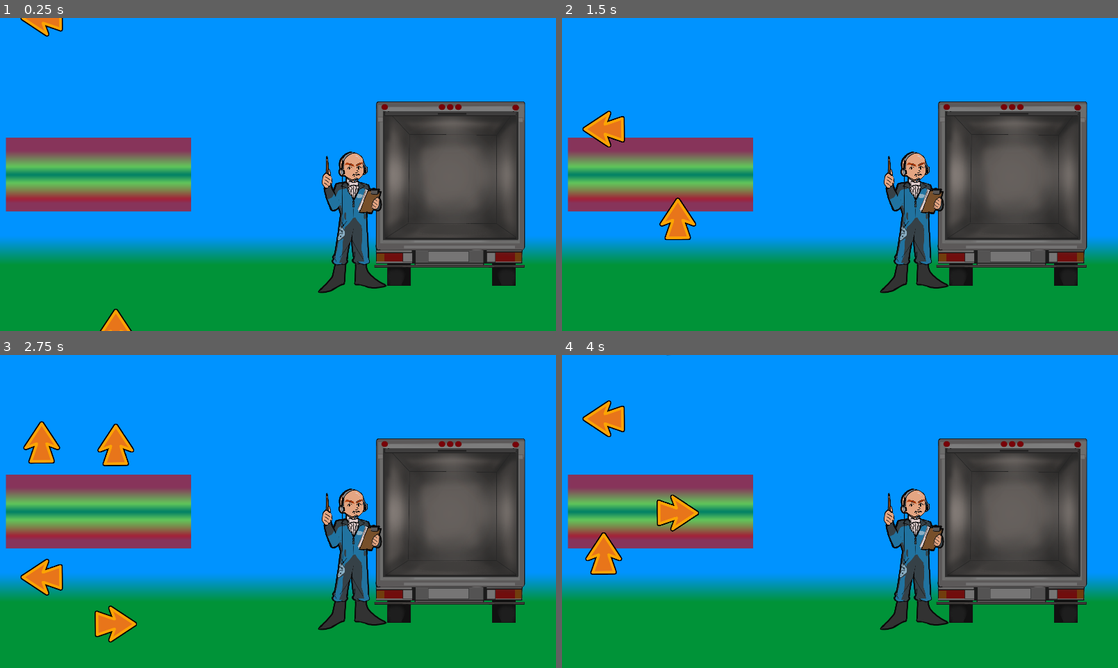
Above: before the commit, frames 1-4 (two rows, left to right).
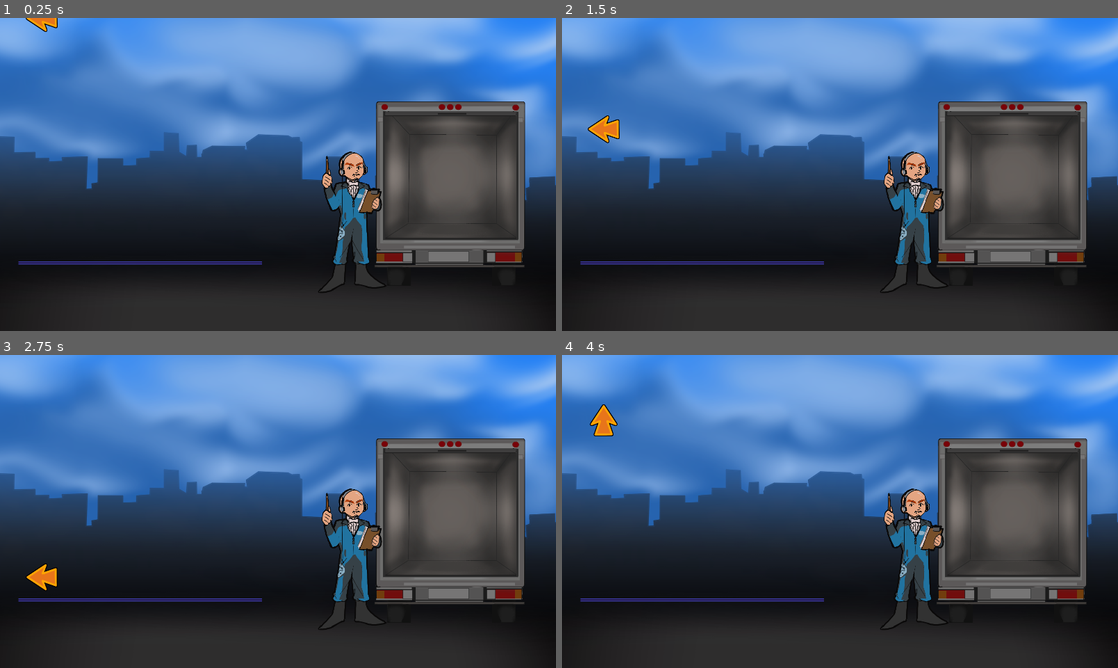
Above: after the commit, the same moments.

Repository: PentaCrunch/PentaCrunch
Game: Godot game, scene res://main_scene.tscn
The game is run twice, just before and just after one commit, with the same random seed, the same clock (stepped at 60 frames per second) and the same inputs.
Inputs:
- Up to frame 1 (0.25 s): no input
- Up to frame 2 (1.5 s): tap Enter at 0.5 s; hold Right 0.53-1.28 s; hold Down from 1.28 s (still down)
- Up to frame 3 (2.75 s): release Down at 2.03 s; hold Right from 2.03 s (still down)
- Up to frame 4 (4 s): release Right at 2.78 s; hold Up 2.78-3.53 s; hold Left from 3.53 s (still down)

The runs differ from the first frame. In frame 1, 83% of the frame differs, in the area x 0-100%, y 0-100%; in frame 2, 83%; in frame 3, 82%; in frame 4, 83%.

Commit message:
lofi lvl vol1

Diff:
--- a/Arrow.gd
+++ b/Arrow.gd
@@ -28,8 +28,12 @@
 func set_animation(name):
 	if name == "topDown1":
 		$AnimationPlayer.play("topDown1")
-	elif name == "downTop1":
-		$AnimationPlayer.play("downTop1")
+	elif name == "topDown2":
+		$AnimationPlayer.play("topDown2")
+	elif name == "topDown3":
+		$AnimationPlayer.play("topDown3")
+	elif name == "topDown4":
+		$AnimationPlayer.play("topDown4")
 
 # Generates random value from 4 different arrows
 func generate_random_arrows():
@@ -41,15 +45,15 @@
 # Checks how accurate user input was
 func check_position_color():
 	var area_color = ""
-	if position.y >= 416 and position.y < 472:
+	if position.y >= 768 and position.y < 800:
 		area_color = "red"
-	elif position.y >= 472 and position.y < 520:
+	elif position.y >= 800 and position.y < 832:
 		area_color = "yellow"
-	elif position.y >= 520 and position.y < 568:
+	elif position.y >= 832 and position.y < 864:
 		area_color = "green"
-	elif position.y >= 568 and position.y < 616:
+	elif position.y >= 864 and position.y < 896:
 		area_color = "yellow"
-	elif position.y >= 616 and position.y <= 664:
+	elif position.y >= 896 and position.y <= 928:
 		area_color = "red"
 
 	return area_color
@@ -62,7 +66,7 @@
 func _input(event):
 	if event is InputEventKey and event.pressed:
 		# Check that arrow is on "goal line" and that it's not already hit
-		if position.y >= 416 and position.y <= 664 and not hit:
+		if position.y >= 768 and position.y <= 928 and not hit:
 			var area = check_position_color()
 			# Check if the pressed key matches the current arrow
 			if key_to_arrow.has(event.keycode) and current_arrow_name == key_to_arrow[event.keycode]:
--- a/accuracy_bar.tscn
+++ b/accuracy_bar.tscn
@@ -1,36 +1,29 @@
-[gd_scene load_steps=5 format=3 uid="uid://qlepyyv8q0bw"]
+[gd_scene load_steps=4 format=3 uid="uid://qlepyyv8q0bw"]
 
 [ext_resource type="Script" path="res://accuracy_bar.gd" id="1_jt0on"]
 
-[sub_resource type="RectangleShape2D" id="RectangleShape2D_ygaph"]
-size = Vector2(506.625, 32.5)
-
 [sub_resource type="Gradient" id="Gradient_t8bfq"]
-offsets = PackedFloat32Array(0.166667, 0.388889, 0.5, 0.611111, 0.833333, 0.888889)
-colors = PackedColorArray(0.823529, 0, 0, 0.647059, 0.596078, 0.890196, 0, 0.647059, 0, 0.454902, 0.0666667, 0.647059, 0.596078, 0.890196, 0, 0.647059, 0.823529, 0, 0, 0.784314, 0.823529, 0, 0, 0.647059)
+offsets = PackedFloat32Array(0.111111, 0.5, 0.888889)
+colors = PackedColorArray(0.34902, 0.345098, 1, 0.705882, 0.0509804, 0, 0, 1, 0.34902, 0.345098, 1, 0.705882)
 metadata/_snap_enabled = true
 metadata/_snap_count = 18
 
 [sub_resource type="GradientTexture2D" id="GradientTexture2D_8qsv4"]
 gradient = SubResource("Gradient_t8bfq")
+fill_from = Vector2(0.489316, 1)
+fill_to = Vector2(0.487179, 0)
 
 [node name="AccuracyBar" type="Area2D"]
 script = ExtResource("1_jt0on")
 
 [node name="AccuracyBar" type="Sprite2D" parent="."]
 
-[node name="CollisionShape2D" type="CollisionShape2D" parent="."]
-position = Vector2(0, -0.25)
-shape = SubResource("RectangleShape2D_ygaph")
-
-[node name="TextureRect" type="TextureRect" parent="CollisionShape2D"]
+[node name="TextureRect" type="TextureRect" parent="."]
 anchors_preset = 15
 anchor_right = 1.0
 anchor_bottom = 1.0
-offset_left = -253.0
-offset_top = -16.0
-offset_right = 256.0
-offset_bottom = 16.0
+offset_right = 509.0
+offset_bottom = 10.0
 grow_horizontal = 2
 grow_vertical = 2
 texture = SubResource("GradientTexture2D_8qsv4")
--- a/arrow.tscn
+++ b/arrow.tscn
@@ -66,12 +66,63 @@
 "values": [Vector2(144, -71), Vector2(144, 1155)]
 }
 
+[sub_resource type="Animation" id="Animation_ufn3m"]
+resource_name = "topDown2"
+length = 4.0
+tracks/0/type = "value"
+tracks/0/imported = false
+tracks/0/enabled = true
+tracks/0/path = NodePath(".:position")
+tracks/0/interp = 1
+tracks/0/loop_wrap = true
+tracks/0/keys = {
+"times": PackedFloat32Array(0, 4),
+"transitions": PackedFloat32Array(1, 1),
+"update": 0,
+"values": [Vector2(370, -50), Vector2(370, 1135)]
+}
+
+[sub_resource type="Animation" id="Animation_gmau5"]
+resource_name = "topDown3"
+length = 4.0
+tracks/0/type = "value"
+tracks/0/imported = false
+tracks/0/enabled = true
+tracks/0/path = NodePath(".:position")
+tracks/0/interp = 1
+tracks/0/loop_wrap = true
+tracks/0/keys = {
+"times": PackedFloat32Array(0, 4),
+"transitions": PackedFloat32Array(1, 1),
+"update": 0,
+"values": [Vector2(596, -50), Vector2(596, 1135)]
+}
+
+[sub_resource type="Animation" id="Animation_4p517"]
+resource_name = "topDown€"
+length = 4.0
+tracks/0/type = "value"
+tracks/0/imported = false
+tracks/0/enabled = true
+tracks/0/path = NodePath(".:position")
+tracks/0/interp = 1
+tracks/0/loop_wrap = true
+tracks/0/keys = {
+"times": PackedFloat32Array(0, 4),
+"transitions": PackedFloat32Array(1, 1),
+"update": 0,
+"values": [Vector2(822, -50), Vector2(822, 1135)]
+}
+
 [sub_resource type="AnimationLibrary" id="AnimationLibrary_rpdfd"]
 _data = {
 "RESET": SubResource("Animation_lgyje"),
 "downTop1": SubResource("Animation_sgugt"),
 "left_to_right": SubResource("Animation_rjdmx"),
-"topDown1": SubResource("Animation_dm1r0")
+"topDown1": SubResource("Animation_dm1r0"),
+"topDown2": SubResource("Animation_ufn3m"),
+"topDown3": SubResource("Animation_gmau5"),
+"topDown4": SubResource("Animation_4p517")
 }
 
 [sub_resource type="RectangleShape2D" id="RectangleShape2D_grwp5"]
@@ -79,7 +130,7 @@
 
 [node name="Arrow" type="Sprite2D"]
 position = Vector2(-92, 2.08165e-12)
-scale = Vector2(0.4, 0.4)
+scale = Vector2(0.3, 0.3)
 texture = ExtResource("1_hkyoq")
 script = ExtResource("2_xl2mk")
 
--- a/main_scene.gd
+++ b/main_scene.gd
@@ -2,11 +2,15 @@
 
 # How many arrows will be sended per line
 var arrow_amount = 10
+var arrow_amount2 = 5
 var max_boxes = 20
 
 # time between each arrow
-var timer1 = 1.5
-var timer2 = 2
+var timer1 = 3
+var timer2 = 1.125
+var timer3 = 3
+var timer4 = 3
+#1.125
 
 var boxes = 0
 
@@ -30,44 +34,107 @@
 
 @onready var track = $Track
 
+@onready var arrow_child = get_node("ArrowMechanics")
+
 func _ready():
 	# set label empty
 	feedback_label.text = ""
 	percent_label.text = ""
+	play_track()
+	game_over()
 	#use ArrowsMechanics to get arrow
-	var arrow_child = get_node("ArrowMechanics")
+	progression1()
+	await get_tree().create_timer(12).timeout
+	progression1()
+	await get_tree().create_timer(12).timeout
+	progression1()
+	await get_tree().create_timer(12).timeout
+	progression1()
+	await get_tree().create_timer(12).timeout
+	progression1()
+	await get_tree().create_timer(12).timeout
+	progression1()
+
+	play_track()
+	game_over()
+
+func progression1():
 	call_arrowsTopDown1(arrow_child)
-	call_arrowsDownTop1(arrow_child)
-	play_track()
+	call_arrowsTopDown2(arrow_child)
+	call_arrowsTopDown3(arrow_child)
+	call_arrowsTopDown4(arrow_child)
+
 
 func play_track():
 	await get_tree().create_timer(3).timeout
 	track.play()
 
 func call_arrowsTopDown1(arrow_child):
+	var index = 0
 	if arrow_child:
-		for i in range (arrow_amount):
+		for i in range (5):
 			# use send_arrows function to get arrow
 			arrow_child.send_arrows("topDown1")
-			# time between
-			await get_tree().create_timer(timer1).timeout
+			if index < 3:
+				await get_tree().create_timer(3).timeout
+				index += 1
+			else:
+				await get_tree().create_timer(1.125).timeout
+
 	else:
 		print("Arrow child not found!")
 
-func call_arrowsDownTop1(arrow_child):
+func call_arrowsTopDown2(arrow_child):
+	await get_tree().create_timer(4).timeout
+	var index = 0
 	if arrow_child:
-		for i in range (arrow_amount):
+		for i in range (2):
 			# use send_arrows function to get arrow
-			arrow_child.send_arrows("downTop1")
+			arrow_child.send_arrows("topDown2")
+			await get_tree().create_timer(7.5).timeout
 			# time between
-			await get_tree().create_timer(timer2).timeout
+
 	else:
 		print("Arrow child not found!")
 	#set timer to wait last arrow and after that call game over function
-	await get_tree().create_timer(0.5).timeout
-	game_over()
+
+func call_arrowsTopDown3(arrow_child):
+	await get_tree().create_timer(6).timeout
+	var index = 0
+	if arrow_child:
+		for i in range (3):
+			# use send_arrows function to get arrow
+			arrow_child.send_arrows("topDown3")
+			if index < 1:
+				# time between
+				await get_tree().create_timer(0.931).timeout
+				index += 1
+			else:
+				await get_tree().create_timer(4.25).timeout
+
+
+
+	else:
+		print("Arrow child not found!")
+
+func call_arrowsTopDown4(arrow_child):
+	await get_tree().create_timer(6.56).timeout
+	var index = 0
+	if arrow_child:
+		for i in range (2):
+			# use send_arrows function to get arrow
+			arrow_child.send_arrows("topDown4")
+			if index < 1:
+				await get_tree().create_timer(0.74).timeout
+				index += 1
+			else:
+				await get_tree().create_timer(1.3).timeout
+
+	else:
+		print("Arrow child not found!")
 
 func game_over():
+	await get_tree().create_timer(60).timeout
 	calculate_percent(score)
 
 func print_feedback(feedback):
--- a/main_scene.tscn
+++ b/main_scene.tscn
@@ -1,8 +1,9 @@
-[gd_scene load_steps=8 format=3 uid="uid://ceulvgal4xivv"]
+[gd_scene load_steps=9 format=3 uid="uid://ceulvgal4xivv"]
 
 [ext_resource type="PackedScene" uid="uid://bx0no8s34pqqc" path="res://boss.tscn" id="1_3jtbm"]
 [ext_resource type="Script" path="res://main_scene.gd" id="1_u7mxa"]
 [ext_resource type="PackedScene" uid="uid://c83xt0ctyo2vf" path="res://truck.tscn" id="2_bd7g8"]
+[ext_resource type="Texture2D" uid="uid://b50jbf5i7dd3y" path="res://assets/background-v1.png" id="3_bot4r"]
 [ext_resource type="PackedScene" uid="uid://by2nexvrd42jr" path="res://ui_1.tscn" id="3_w4b3k"]
 [ext_resource type="Script" path="res://ArrowMechanics.gd" id="6_fpwrq"]
 [ext_resource type="PackedScene" uid="uid://qlepyyv8q0bw" path="res://accuracy_bar.tscn" id="6_shxs8"]
@@ -15,6 +16,15 @@
 layer = -1
 
 [node name="ui_1" parent="CanvasLayer" instance=ExtResource("3_w4b3k")]
+visible = false
+
+[node name="TextureRect" type="TextureRect" parent="CanvasLayer"]
+anchors_preset = 15
+anchor_right = 1.0
+anchor_bottom = 1.0
+grow_horizontal = 2
+grow_vertical = 2
+texture = ExtResource("3_bot4r")
 
 [node name="Truck" parent="." instance=ExtResource("2_bd7g8")]
 position = Vector2(1553, 607)
@@ -23,9 +33,8 @@
 position = Vector2(1217, 705)
 
 [node name="AccuracyBar" parent="." instance=ExtResource("6_shxs8")]
-position = Vector2(336, 540)
-rotation = 1.5708
-scale = Vector2(0.5, 20)
+position = Vector2(64, 840)
+scale = Vector2(1.65, 1)
 
 [node name="ArrowMechanics" type="Node2D" parent="."]
 script = ExtResource("6_fpwrq")
Not shown: 1 places in arrow.tscn that only renumber resources
